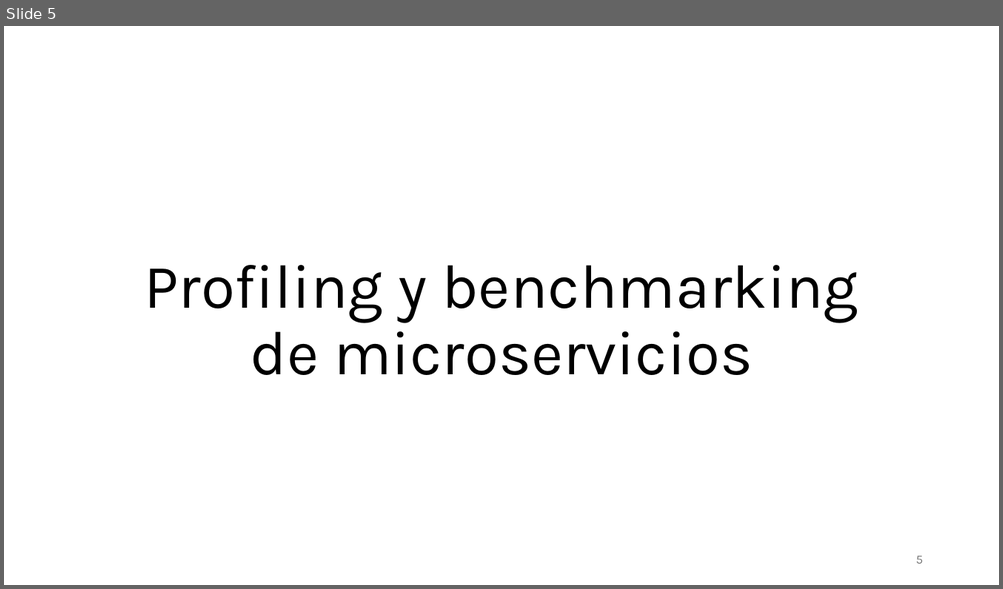
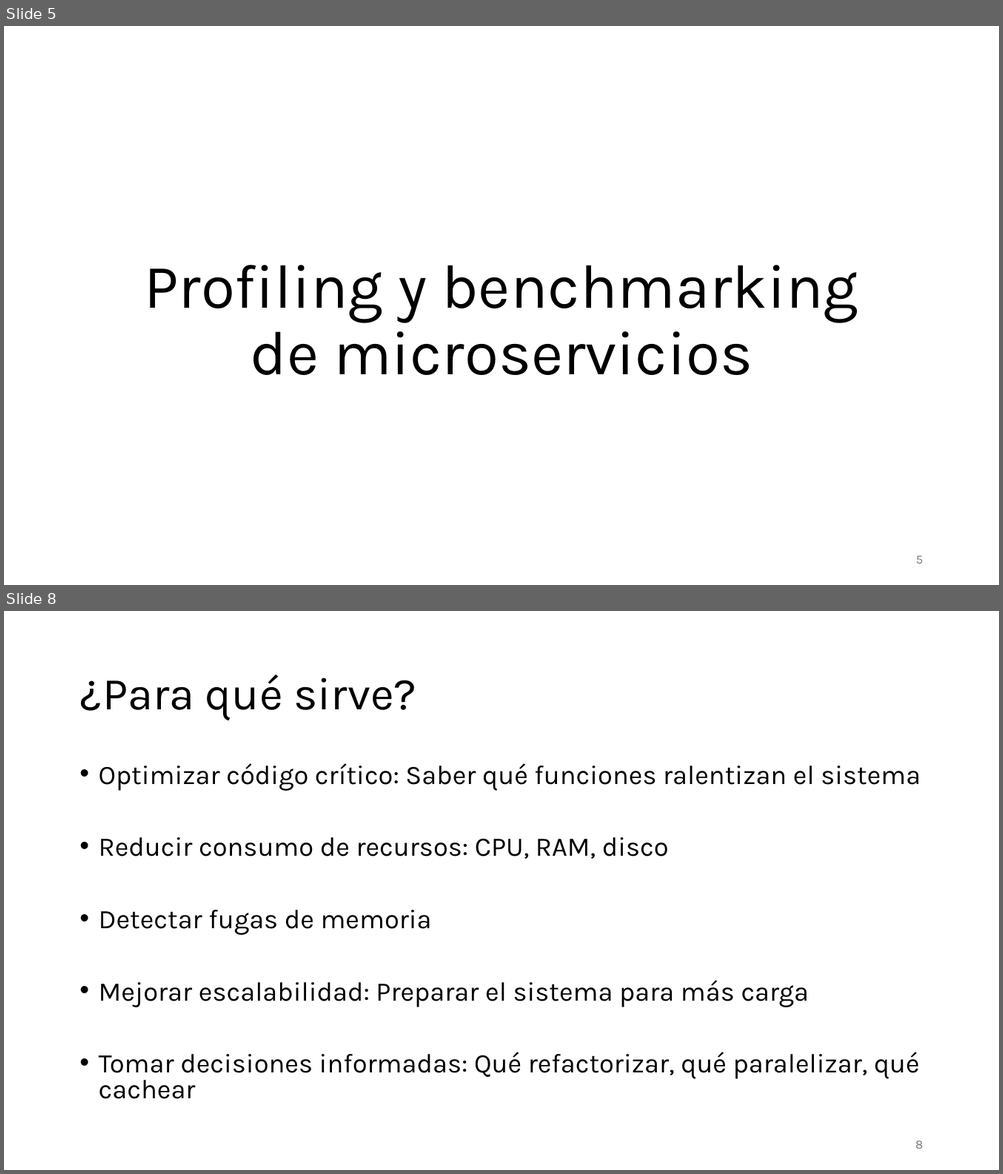
Before and after one commit to aldebarran22/CURSO_CPP_SERVICIOS_30H, a slide deck: doc/5_Optimizacion_Gestion_Recursos_Microservicios_C++.pptx. Shown one above the other, each under a label of ours: slide 5 before the commit, slides 5 and 8 after it; the slides between them are not shown. The pictures are 1003x589 and 1003x1174 pixels, drawn with LibreOffice and Linux fonts; fonts in the diff are those of the drawing. Boxes give left, top, right and bottom in pixels: in the first picture for what was removed or moved away, otherwise in the second. Text is boxed around its words. In the diff, an @@ line names an element or a change of style, - is before the commit and + after.

```diff
--- a/doc/5_Optimizacion_Gestion_Recursos_Microservicios_C++.pptx
+++ b/doc/5_Optimizacion_Gestion_Recursos_Microservicios_C++.pptx
@@ slide 8 added at box(4, 611, 999, 1170), background #FFFFFF @@
@@ title added at box(79, 675, 416, 721), 44 pt, text #000000 @@
+¿Para qué sirve?
@@ text added at box(99, 763, 920, 1099), 25.9 pt, text #000000 @@
+• Optimizar código crítico: Saber qué funciones ralentizan el sistema
+• Reducir consumo de recursos: CPU, RAM, disco
+• Detectar fugas de memoria
+• Mejorar escalabilidad: Preparar el sistema para más carga
+• Tomar decisiones informadas: Qué refactorizar, qué paralelizar, qué cachear
@@ page number added at box(915, 1141, 922, 1149), 12 pt, text #797979 @@
+8
```
Also in this commit, not shown: 1 slide changed, 15 other slides added, 4 other files.
